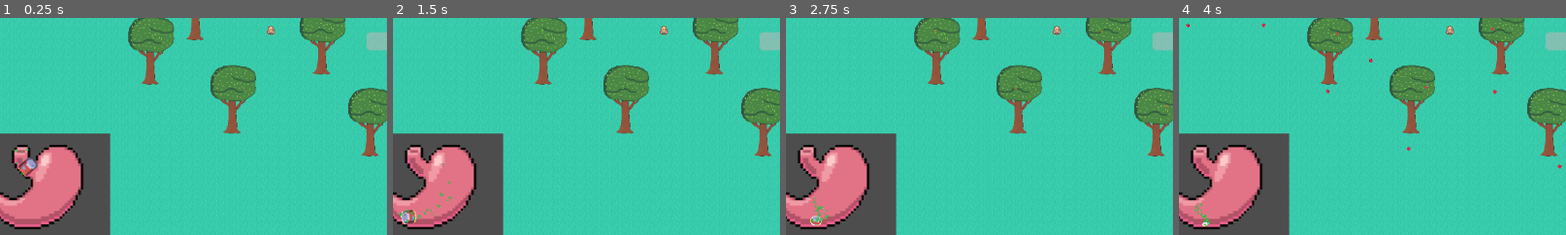
Above: before the commit, frames 1-4 (left to right).
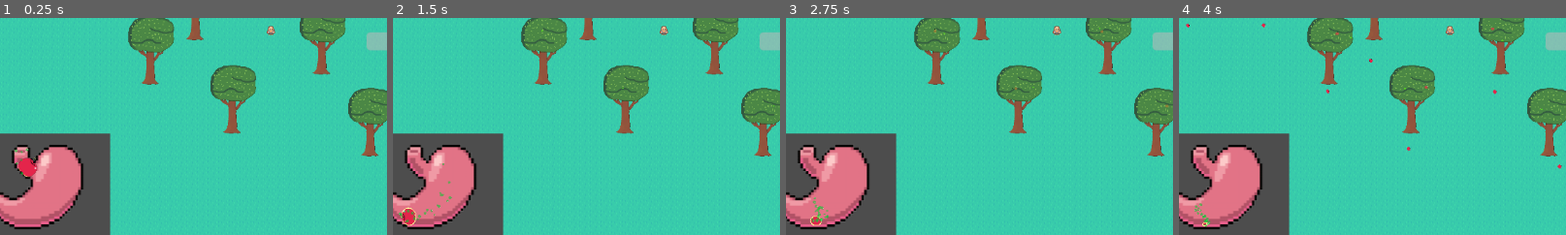
Above: after the commit, the same moments.

Repository: rundoom/Upraiser
Game: Godot game, scene res://world/world.tscn
Two runs of this game, one before a commit and one after it. Both use one fixed random seed, a clock stepped at 60 frames per second and the inputs below.
Inputs (mouse positions are % of the whole screen's width and height, from its top left):
- Up to frame 1 (0.25 s): no input
- Up to frame 2 (1.5 s): move the mouse to (72, 45) at 0.52 s; move the mouse to (30, 55) at 1.27 s
- Up to frame 3 (2.75 s): move the mouse to (60, 28) at 2.02 s
- Up to frame 4 (4 s): move the mouse to (45, 70) at 2.77 s; move the mouse to (80, 65) at 3.52 s
The pictures show only the part of the screen within x 8-58%, y 40-90%; the shares and areas given below are measured in that part.

The runs differ from the first frame. In frame 1, 0.3% of the frame differs, in the area x 4-10%, y 63-74%; in frame 2, 0.2%; in frame 3, less than 0.1%; in frame 4, less than 0.1%.

Commit message:
Apple in stomach

Diff:
--- a/general/food_for_stomach.tscn
+++ b/general/food_for_stomach.tscn
@@ -2,9 +2,9 @@
 
 [ext_resource type="Script" path="res://general/food_for_stomach.gd" id="1_5m1sb"]
 [ext_resource type="Shader" path="res://general/dissolve.gdshader" id="1_rjp4b"]
-[ext_resource type="Texture2D" uid="uid://cncuw7neav4lr" path="res://general/tilemap.png" id="1_xg0tw"]
 [ext_resource type="Texture2D" uid="uid://bjj08gefq1voq" path="res://general/RadialGradient.png" id="2_ers48"]
 [ext_resource type="Texture2D" uid="uid://ce5qdsrdt1612" path="res://general/bub.png" id="4_7ila8"]
+[ext_resource type="Texture2D" uid="uid://bxtq4rqca4yhp" path="res://loot/apple4.png" id="4_ov5cw"]
 
 [sub_resource type="ShaderMaterial" id="ShaderMaterial_wj5tq"]
 shader = ExtResource("1_rjp4b")
@@ -143,16 +143,13 @@
 render_target_update_mode = 4
 
 [node name="Sprite2D" type="Sprite2D" parent="SubViewportContainer/SubViewport"]
-texture_filter = 1
-position = Vector2(0, -3)
-scale = Vector2(2.375, 2.1875)
-texture = ExtResource("1_xg0tw")
+position = Vector2(5, 1)
+scale = Vector2(0.25, 0.25)
+texture = ExtResource("4_ov5cw")
 centered = false
-region_enabled = true
 region_rect = Rect2(153, 153, 16, 16)
 
 [node name="CollisionShape2D" type="CollisionShape2D" parent="."]
-visible = false
 shape = SubResource("CircleShape2D_4ajad")
 
 [node name="AnimationPlayer" type="AnimationPlayer" parent="."]
